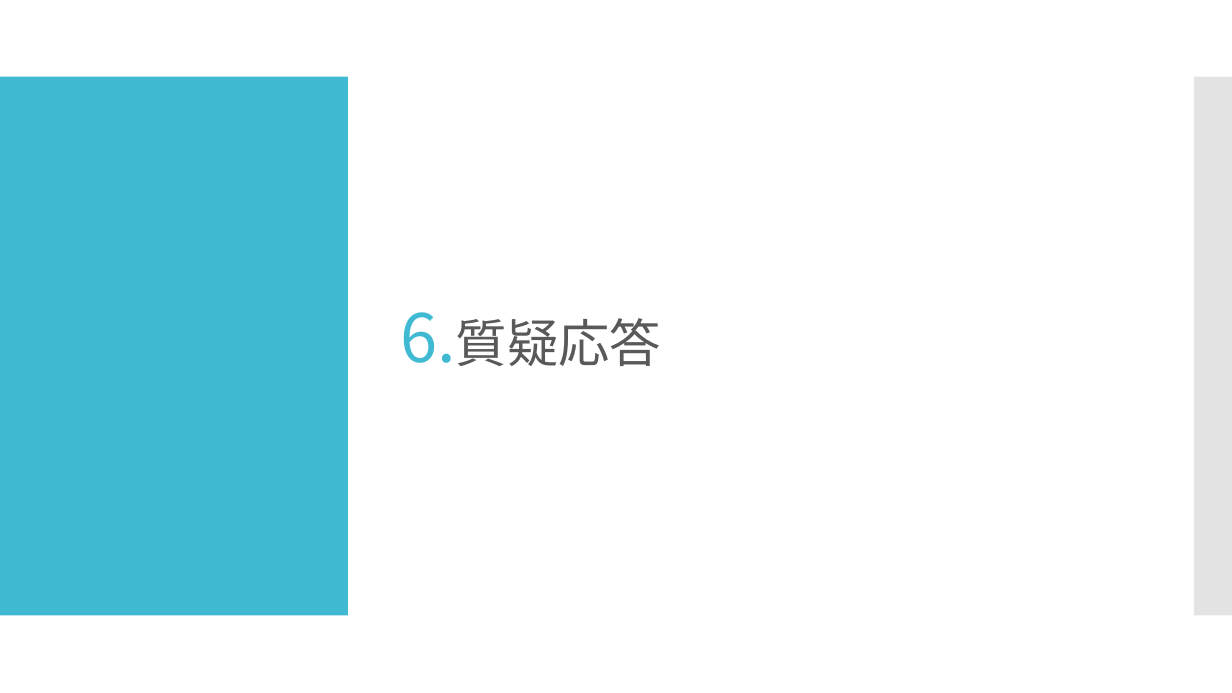
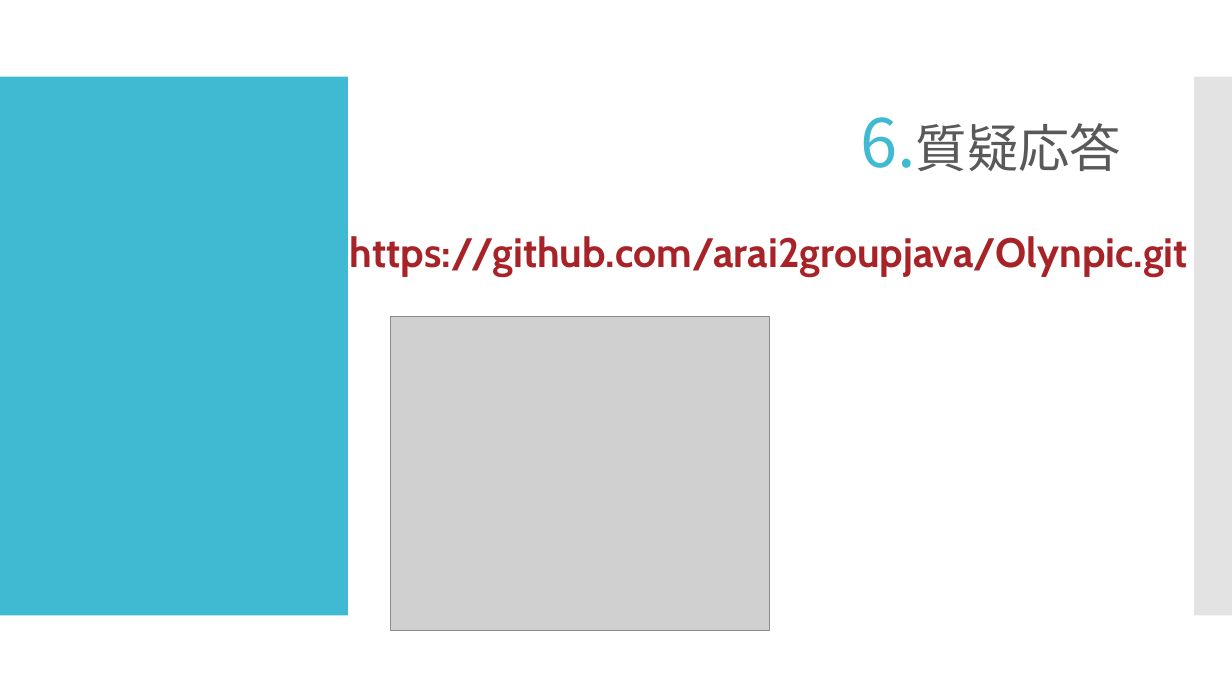
Before and after one commit to simasiman/Olynpic, a slide deck: slide 26 of Documents/発表用資料/2グループ 制作発表.pptx (slide 25 before the commit). Drawn at 1232x693 pixels with LibreOffice and Linux fonts; fonts in the diff are those of the drawing; grey boxes stand for pictures. Boxes give left, top, right and bottom in pixels: in the first picture for what was removed or moved away, otherwise in the second. Text is boxed around its words. In the diff, an @@ line names an element or a change of style, - is before the commit and + after.

```diff
--- a/Documents/発表用資料/2グループ 制作発表.pptx
+++ b/Documents/発表用資料/2グループ 制作発表.pptx
@@ text "質疑応答" at (916,123,1121,171): alignment left to right @@
@@ text added at (350,236,1188,277), 32 pt, text #A72327, bold @@
+https://github.com/arai2groupjava/Olynpic.git
@@ picture added at (391,316,769,630) @@
```
Also in this commit, not shown: 6 other slides changed, 4 slides added, 3 slides removed.
